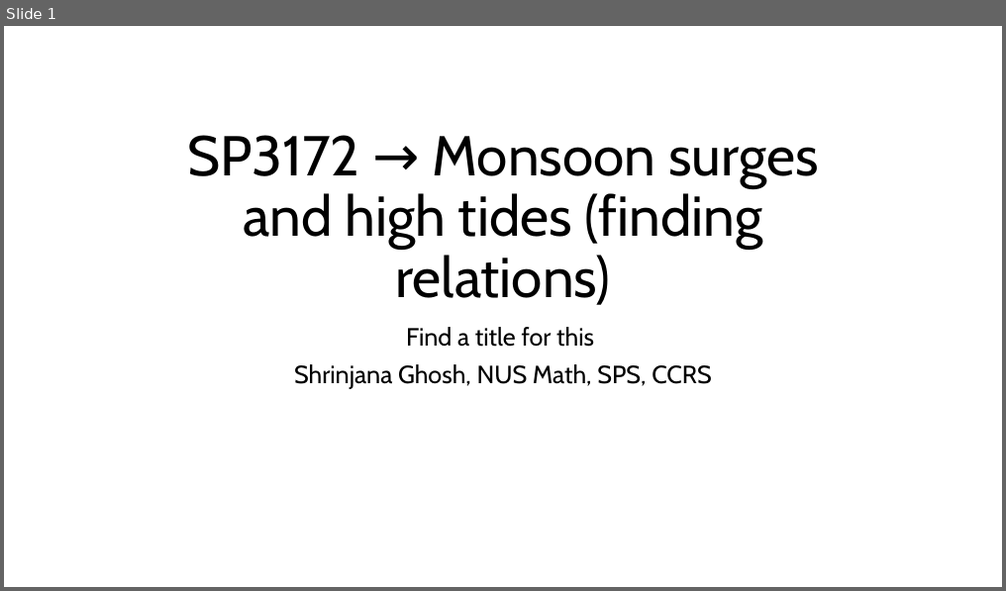
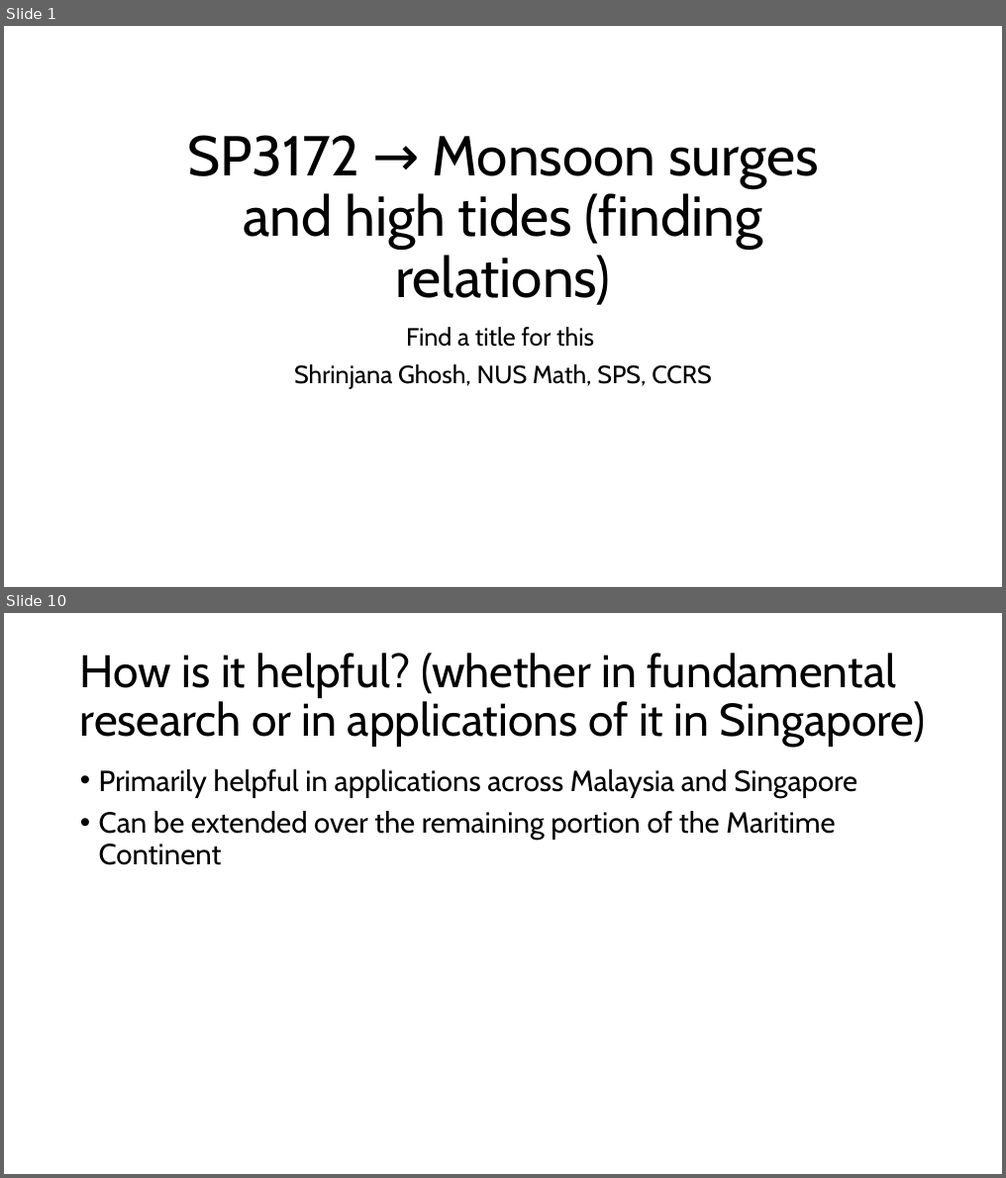
Before and after one commit to shrin0811/test_stuff_for_3172, a slide deck: SP3172  Monsoon surges and high tides (.pptx. Shown one above the other, each under a label of ours: slide 1 before the commit, slides 1 and 10 after it; the slides between them are not shown. The pictures are 1006x591 and 1006x1178 pixels, drawn with LibreOffice and Linux fonts; fonts in the diff are those of the drawing. Boxes give left, top, right and bottom in pixels: in the first picture for what was removed or moved away, otherwise in the second. Text is boxed around its words. In the diff, an @@ line names an element or a change of style, - is before the commit and + after.

```diff
--- a/SP3172  Monsoon surges and high tides (.pptx
+++ b/SP3172  Monsoon surges and high tides (.pptx
@@ slide 10 added at [4, 613, 1002, 1174], background #FFFFFF @@
@@ title added at [80, 653, 925, 747], 44 pt, text #000000 @@
+How is it helpful? (whether in fundamental research or in applications of it in Singapore)
@@ text added at [99, 769, 857, 865], 28 pt, text #000000 @@
+• Primarily helpful in applications across Malaysia and Singapore
+• Can be extended over the remaining portion of the Maritime Continent
```
Also in this commit, not shown: 1 slide changed, 7 other slides added, 1 other file.
